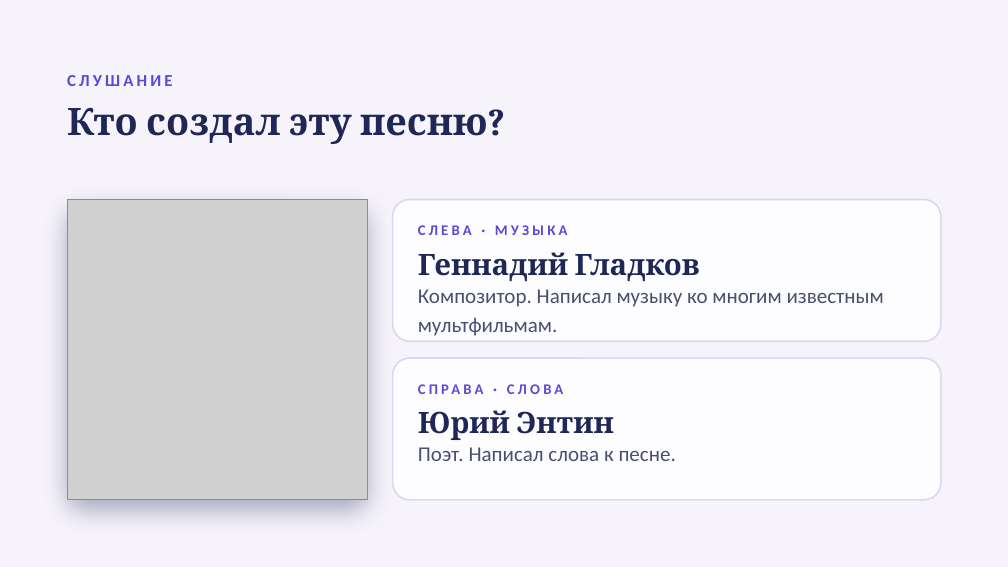
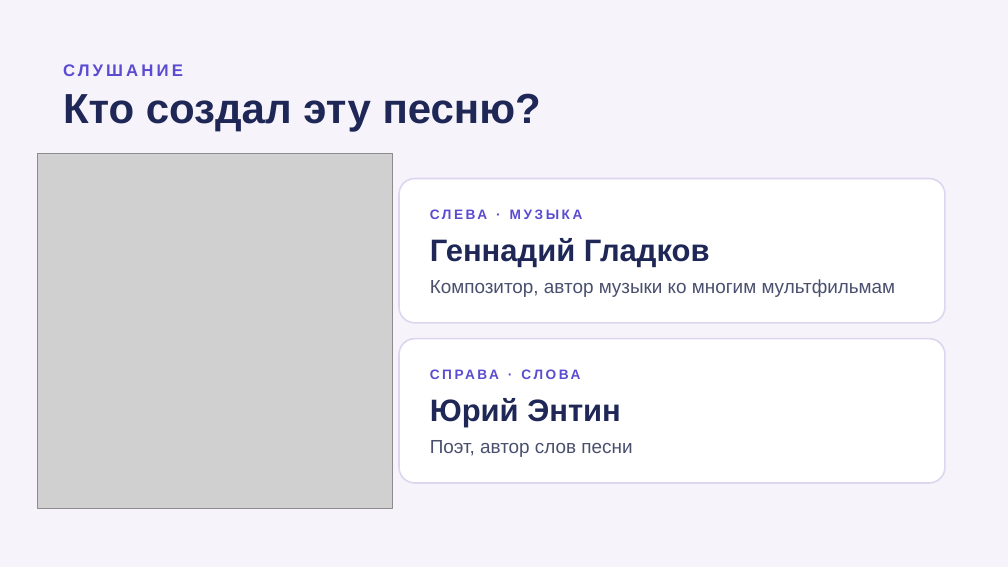
Before and after one commit to zxkaize-cell/kaize, a slide deck: slide 12 of presentations/Песни_о_дружбе.pptx. Drawn at 1008x567 pixels with LibreOffice and Linux fonts; fonts in the diff are those of the drawing; grey boxes stand for pictures; background and template pictures are left out. Boxes give left, top, right and bottom in pixels: in the first picture for what was removed or moved away, otherwise in the second. Text is boxed around its words. In the diff, an @@ line names an element or a change of style, - is before the commit and + after.

```diff
--- a/presentations/Песни_о_дружбе.pptx
+++ b/presentations/Песни_о_дружбе.pptx
@@ text "СЛУШАНИЕ": place and size @@
-text "СЛУШАНИЕ" at <box>67,75,172,86</box>
+text "СЛУШАНИЕ" at <box>63,64,183,76</box>
@@ text "СЛУШАНИЕ" at <box>63,64,183,76</box>: font Calibri to Arial; line spacing 1.15 to 1.1 @@
@@ text "Кто создал эту песню?": place and size @@
-text "Кто создал эту песню?" at <box>67,108,488,144</box>
+text "Кто создал эту песню?" at <box>63,93,541,132</box>
@@ text "Кто создал эту песню?" at <box>63,93,541,132</box>: size 36 to 40 pt, font Cambria to Arial @@
@@ picture: place and size @@
-picture at <box>67,200,368,500</box>
+picture at <box>38,154,392,508</box>
@@ rounded rectangle "СЛЕВА · МУЗЫКА": place and size @@
-rounded rectangle "СЛЕВА · МУЗЫКА" at <box>392,200,941,342</box>
+rounded rectangle "СЛЕВА · МУЗЫКА" at <box>399,178,945,323</box>
@@ rounded rectangle "СЛЕВА · МУЗЫКА" at <box>399,178,945,323</box>: fill #FDFCFF to #FFFFFF; proportions changed @@
@@ rounded rectangle removed at <box>67,200,368,500</box> @@
@@ text removed at <box>418,225,568,235</box> @@
-СЛЕВА · МУЗЫКА
@@ text in rounded rectangle at <box>430,238,896,297</box>: text added @@
+СЛЕВА · МУЗЫКА
+Геннадий Гладков
+Композитор, автор музыки ко многим мультфильмам
@@ text removed at <box>418,252,701,281</box> @@
-Геннадий Гладков
@@ text removed at <box>418,289,884,336</box> @@
-Композитор. Написал музыку ко многим известным мультфильмам.
@@ rounded rectangle removed at <box>392,358,941,501</box> @@
@@ rounded rectangle added at <box>399,339,945,483</box>, fill #FFFFFF, outline #DCD6EE 1.5 pt, 18 pt, text #4A4F6E, bold @@
+СПРАВА · СЛОВА
+Юрий Энтин
+Поэт, автор слов песни
@@ text removed at <box>418,377,916,395</box> @@
-СПРАВА · СЛОВА
@@ text removed at <box>418,410,614,440</box> @@
-Юрий Энтин
@@ text removed at <box>418,447,676,461</box> @@
-Поэт. Написал слова к песне.
```
Also in this commit, not shown: 21 other slides changed.
